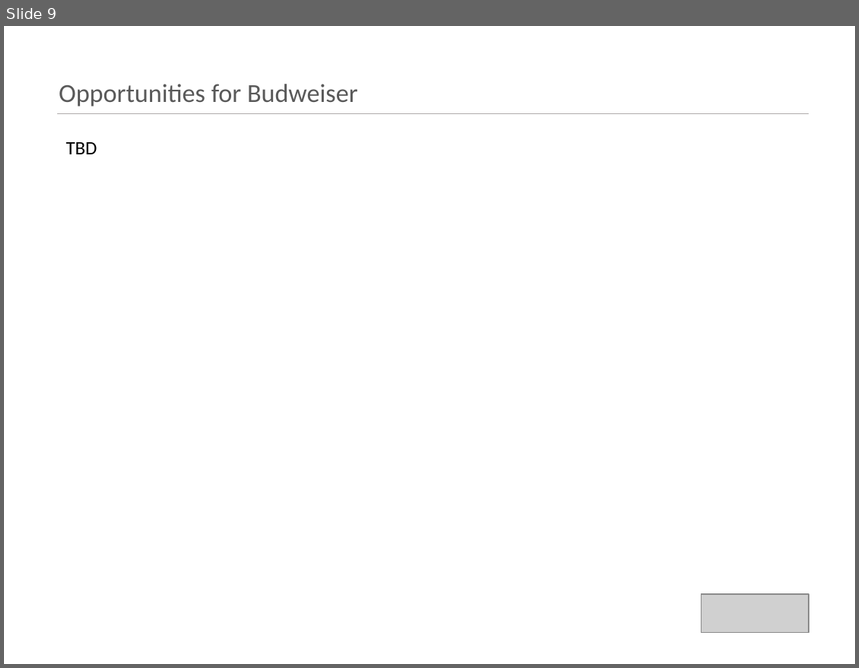
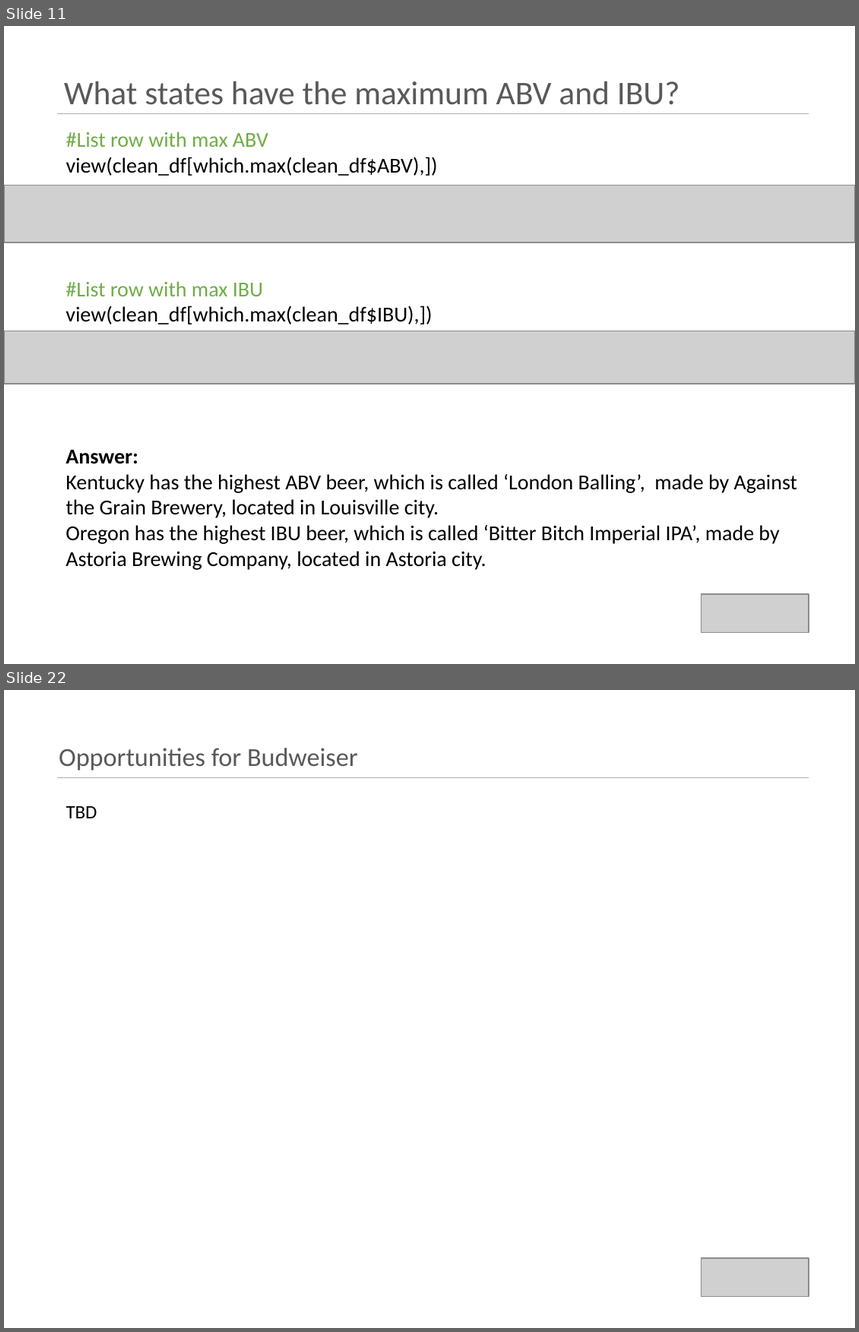
Before and after one commit to kristxh/6306-CaseStudy1-Beer, a slide deck: case_study_1_budweiser.pptx. Shown one above the other, each under a label of ours: slide 9 before the commit, slides 11 and 22 after it; the slides between them are not shown. The pictures are 859x668 and 859x1332 pixels, drawn with LibreOffice and Linux fonts; fonts in the diff are those of the drawing; grey boxes stand for pictures. Boxes give left, top, right and bottom in pixels: in the first picture for what was removed or moved away, otherwise in the second. Text is boxed around its words. In the diff, an @@ line names an element or a change of style, - is before the commit and + after.

```diff
--- a/case_study_1_budweiser.pptx
+++ b/case_study_1_budweiser.pptx
@@ slide 11 added at [4, 26, 855, 664], background #FFFFFF @@
@@ title added at [64, 81, 680, 105], 28 pt, text #595959 @@
+What states have the maximum ABV and IBU?
@@ line added from (58, 113) to (810, 113), #AFABAB 0.5 pt @@
@@ text added at [66, 132, 438, 176], 18 pt, text #000000 @@
+#List row with max ABV
+view(clean_df[which.max(clean_df$ABV),])
@@ picture added at [4, 185, 855, 242] @@
@@ text added at [66, 281, 432, 325], 18 pt, text #000000 @@
+#List row with max IBU
+view(clean_df[which.max(clean_df$IBU),])
@@ picture added at [4, 332, 855, 385] @@
@@ text added at [66, 450, 797, 570], 18 pt, text #000000 @@
+Answer:
+Kentucky has the highest ABV beer, which is called ‘London Balling’, made by Against the Grain Brewery, located in Louisville city.
+Oregon has the highest IBU beer, which is called ‘Bitter Bitch Imperial IPA’, made by Astoria Brewing Company, located in Astoria city.
@@ picture added at [701, 594, 808, 633] @@
@@ what was slide 9 is now slide 22 @@
```
Also in this commit, not shown: 6 slides changed, 12 other slides added.
